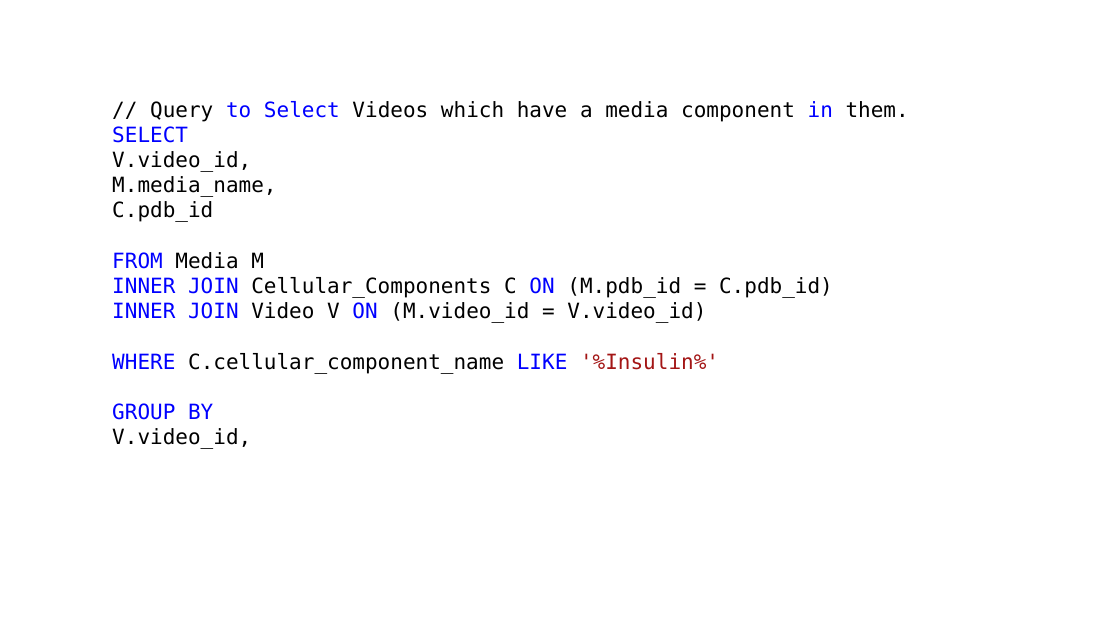
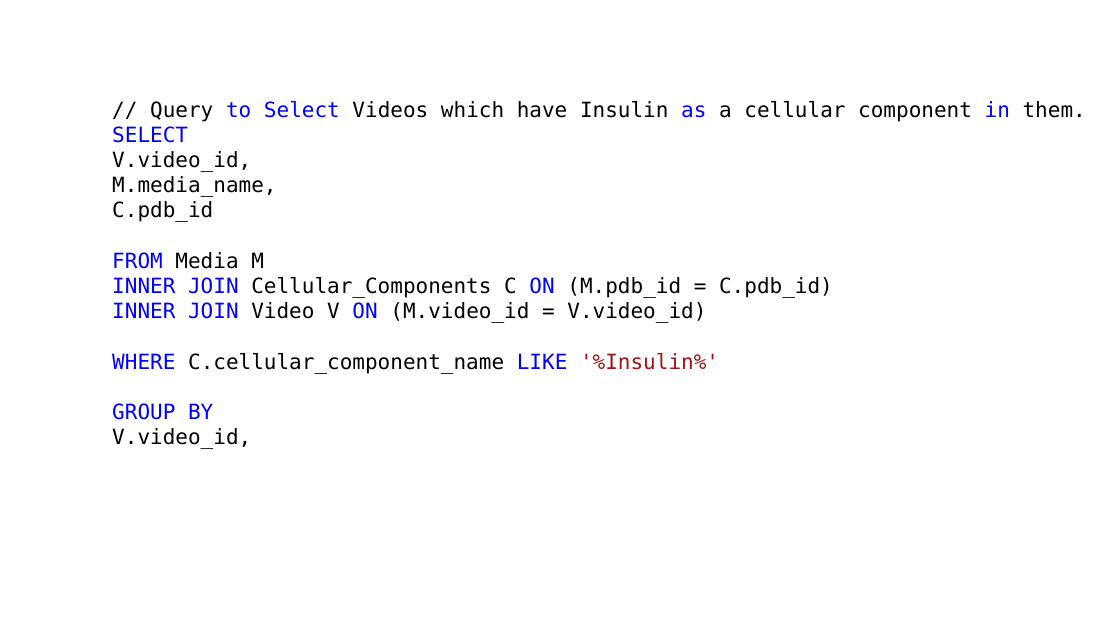
Before and after one commit to aniketkr97/ISI, a slide deck: slide 3 of Modelling/Presentation.pptx. Drawn at 1120x630 pixels with LibreOffice and Linux fonts; fonts in the diff are those of the drawing. Boxes give left, top, right and bottom in pixels: in the first picture for what was removed or moved away, otherwise in the second. Text is boxed around its words. In the diff, an @@ line names an element or a change of style, - is before the commit and + after.

Commit message:
Updated PPT

```diff
--- a/Modelling/Presentation.pptx
+++ b/Modelling/Presentation.pptx
@@ text at box(150, 101, 1086, 122): text changed @@
-// Query to Select Videos which have a media component in them.
+// Query to Select Videos which have Insulin as a cellular component in them.
```
